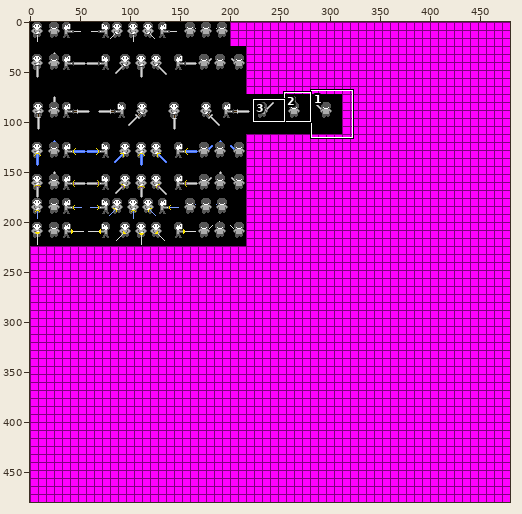
Sprite sheet -- res/Sprites/Player_Sprites/player_sword_sheet.png. Above, an overview of the earlier version with the close-up marked.
Close-up. First the earlier version:
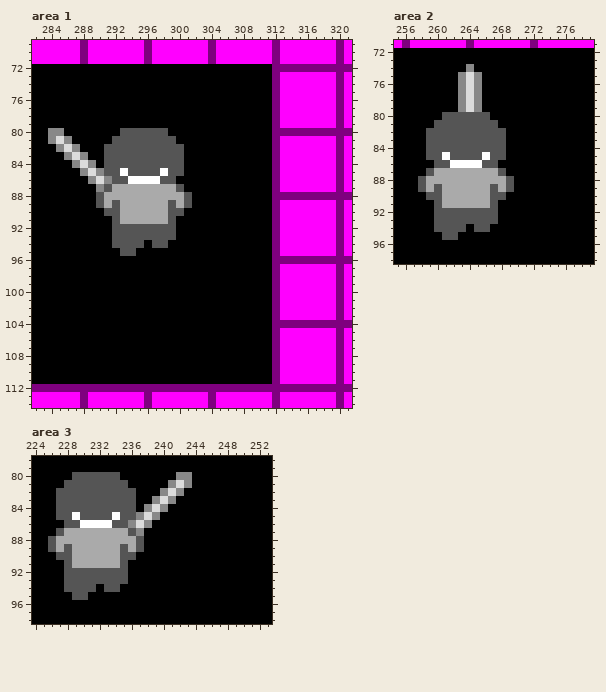
The file is 480x480 pixels. Colours within 5 levels of each other are drawn and written as one. Shown: area 1: x 282..321, y 69..114; area 2: x 255..279, y 71..98; area 3: x 224..253, y 78..98.
Once edited:
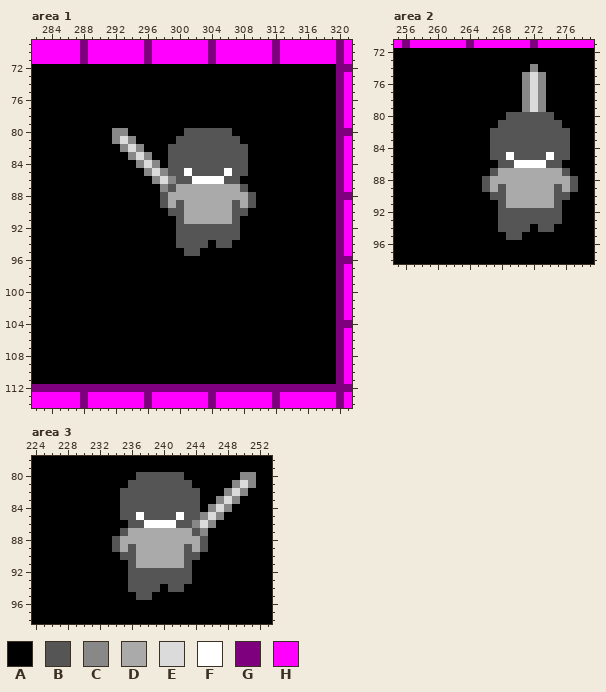
Palette (. is transparent): A #000000  B #555555  C #888888  D #aaaaaa  E #dbdbdb  F #ffffff  G #7f007f  H #ff00ff
Commit message: PLEASE GOD PLEASE BE CORRECT
From old to new:
Changed rows in their new state; - is an unchanged pixel.
Area 1:
first column x 284:
 72 ----------------------------AAAAAAAA
 73 ----------------------------AAAAAAAA
 74 ----------------------------AAAAAAAA
 75 ----------------------------AAAAAAAA
 76 ----------------------------AAAAAAAA
 77 ----------------------------AAAAAAAA
 78 ----------------------------AAAAAAAA
 79 ----------------------------AAAAAAAA
 80 AA------CCAAAAA--BBBBBB-----AAAAAAAA
 81 AAA-----CECAAAAABBBBBBBB----AAAAAAAA
 82 -AAA---AACECAAA--BBBBBBBB---AAAAAAAA
 83 --AAA--AAACECAA--BBBBBBBB---AAAAAAAA
 84 ---AAA-AAAACECA--BBBBBBBB---AAAAAAAA
 85 ----AAAAAAAACEC--FBBBBFBB---AAAAAAAA
 86 -----AAAAAAAACECBBFFFFBB----AAAAAAAA
 87 ------AAAAAAAACBDDDDDDDDB---AAAAAAAA
 88 ------AAAAAAAAB--DDDDDDDDB--AAAAAAAA
 89 ------AAAAAAAABDBDDDDDDBDB--AAAAAAAA
 90 -------AAAAAAAA--DDDDDDBB---AAAAAAAA
 91 --------AAAAAAAABDDDDDDB----AAAAAAAA
 92 --------AAAAAAAABBBBBBBB----AAAAAAAA
 93 --------AAAAAAAABBBBBBBB----AAAAAAAA
 94 --------AAAA-AA-BBBB-BB-----AAAAAAAA
 95 ---------AA------BB---------AAAAAAAA
 96 ----------------------------AAAAAAAA
 97 ----------------------------AAAAAAAA
 98 ----------------------------AAAAAAAA
 99 ----------------------------AAAAAAAA
100 ----------------------------AAAAAAAA
101 ----------------------------AAAAAAAA
102 ----------------------------AAAAAAAA
103 ----------------------------AAAAAAAA
104 ----------------------------AAAAAAAA
105 ----------------------------AAAAAAAA
106 ----------------------------AAAAAAAA
107 ----------------------------AAAAAAAA
108 ----------------------------AAAAAAAA
109 ----------------------------AAAAAAAA
110 ----------------------------AAAAAAAA
111 ----------------------------AAAAAAAA
Area 2:
first column x 258:
74 ------A-------C-----
75 -----AAA-----CEC----
76 -----AAA-----CEC----
77 -----AAA-----CEC----
78 -----AAA-----CEC----
79 -----AAA-----CEC----
80 ---AAAAAA--BBBBBB---
81 --AAAAAAAABBBBBBBB--
82 -AAAAAAAA--BBBBBBBB-
83 -AAAAAAAA--BBBBBBBB-
84 -AAAAAAAA--BBBBBBBB-
85 -AAAAAAAA--FBBBBFBB-
86 --AAAAAAAABBFFFFBB--
87 -AAAAAAAABDDDDDDDDB-
88 AAAAAAAAB--DDDDDDDDB
89 AAAAAAAABDBDDDDDDBDB
90 -AAAAAAAA--DDDDDDBB-
91 --AAAAAAAABDDDDDDB--
92 --AAAAAAAABBBBBBBB--
93 --AAAAAAAABBBBBBBB--
94 --AAAA-AA-BBBB-BB---
95 ---AA------BB-------
Area 3:
first column x 226:
80 ---AAAAAA--BBBBBBA------CC
81 --AAAAAAAABBBBBBBB-----CEC
82 -AAAAAAAA--BBBBBBBB---CEC-
83 -AAAAAAAA--BBBBBBBB--CEC--
84 -AAAAAAAA--BBBBBBBB-CEC---
85 -AAAAAAAA--FBBBBFBBCEC----
86 --AAAAAAAABBFFFFBBCEC-----
87 -AAAAAAAABDDDDDDDDBC------
88 AAAAAAAAB--DDDDDDDDB------
89 AAAAAAAABDBDDDDDDBDB------
90 -AAAAAAAA--DDDDDDBB-------
91 --AAAAAAAABDDDDDDB--------
92 --AAAAAAAABBBBBBBB--------
93 --AAAAAAAABBBBBBBB--------
94 --AAAA-AA-BBBB-BB---------
95 ---AA------BB-------------
Where, in picture pixels (left, top, right, bottom), the same in both close-ups:
changed: (48, 64, 336, 384)
changed: (418, 64, 578, 240)
changed: (48, 472, 256, 600)
